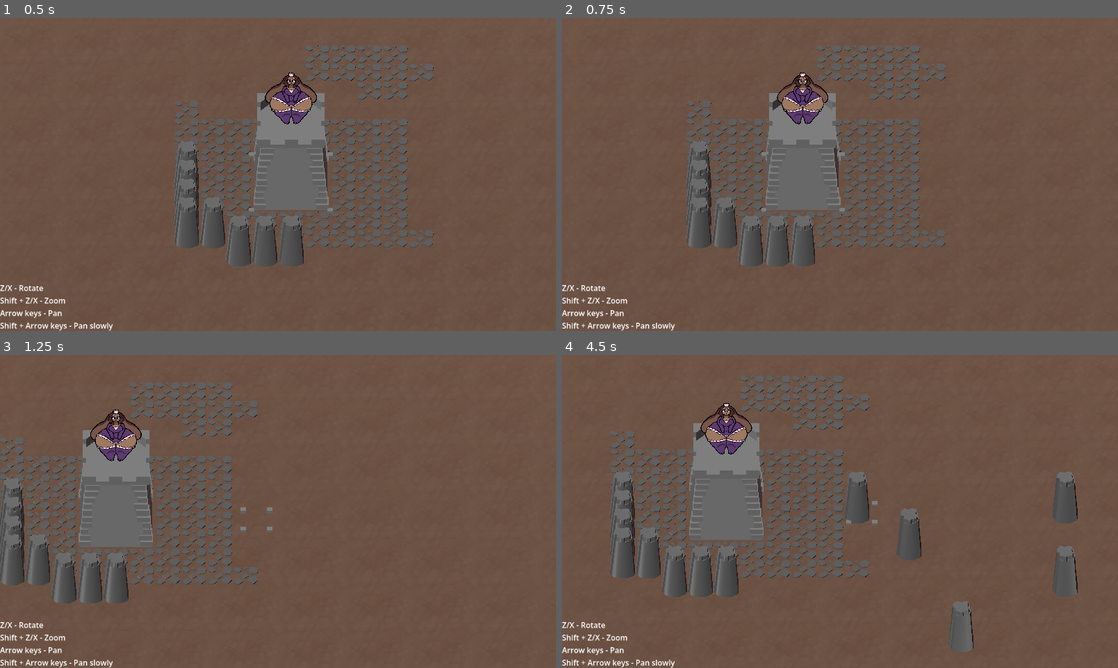
Above: before the commit, frames 1-4 (two rows, left to right).
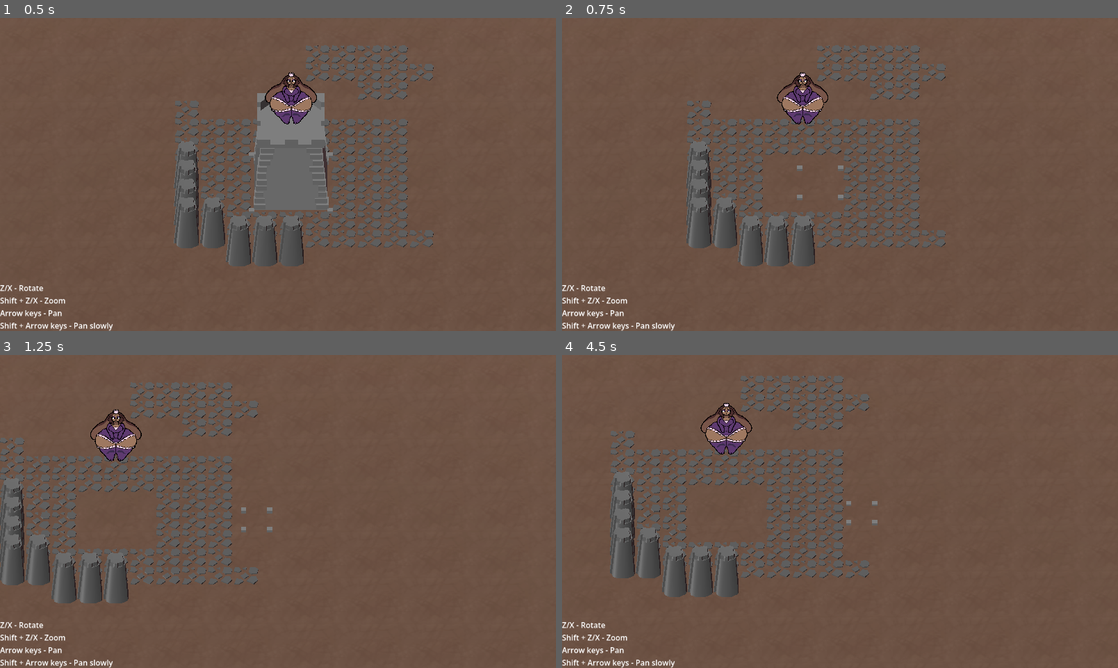
Above: after the commit, the same moments.

Repository: dairycultist/furry-roguelike-platformer
Game: Godot game, scene res://scene.tscn
Two runs of this game, one before a commit and one after it. Both use one fixed random seed, a clock stepped at 60 frames per second and the inputs below.
Inputs:
- Up to frame 1 (0.5 s): no input
- Up to frame 2 (0.75 s): hold Right (pan_right) from 0.53 s (still down); tap Space (use_tool) at 0.6 s
- Up to frame 3 (1.25 s): keep holding Right (pan_right)
- Up to frame 4 (4.5 s): release Right (pan_right) at 1.28 s; hold Down (pan_down) 1.28-2.03 s; tap X (camalt_negative) at 1.35 s; tap Space (use_tool) at 1.55, 2.3, 3.05, 3.6, 4.35 s; hold Right (pan_right) 2.03-2.78 s; tap Z (camalt_positive) at 2.1 s; hold Up (pan_up) 2.78-3.53 s; tap Shift (modify_action) at 2.85 s; hold Left (pan_left) from 3.53 s (still down)

Frame 1 is identical in both runs. In frame 2, 3.9% of the frame differs, in the area x 35-51%, y 24-63%; in frame 3, 3.8%; in frame 4, 6.2%, in the area x 22-93%, y 21-95%.

Commit message:
Implement set_cell for all cell types except MergeGroup

Diff:
--- a/better_gridmap.gd
+++ b/better_gridmap.gd
@@ -93,7 +93,44 @@
 	else:
 		return get_cell_item(posi) < 0;
 
-## Sets a cell (without checking its contents!), accounting for MergeGroups and
-## 3x3 cells (automatically placing/removing the surrounding "occupied" cells).
-func set_cell(pos: Vector3i, _type: String):
-	set_cell_item(pos, 1);
+## Sets a cell (without checking its contents; do that yourself with
+## can_set_cell), accounting for MergeGroups and 3x3 cells (automatically
+## placing/removing the surrounding "occupied" cells).
+func set_cell(pos: Vector3i, type: String):
+
+	var value = CELL_TYPES.get(type);
+
+	if value is MergeGroup:
+
+		pass; # TODO
+
+	elif value == -1:
+
+		if is_cell_big(_string_id_of_cell_index(get_cell_item(pos))):
+			set_cell_item(pos + Vector3i( 1, 0,  1), -1);
+			set_cell_item(pos + Vector3i( 1, 0,  0), -1);
+			set_cell_item(pos + Vector3i( 1, 0, -1), -1);
+			set_cell_item(pos + Vector3i( 0, 0,  1), -1);
+			set_cell_item(pos + Vector3i( 0, 0, -1), -1);
+			set_cell_item(pos + Vector3i(-1, 0,  1), -1);
+			set_cell_item(pos + Vector3i(-1, 0,  0), -1);
+			set_cell_item(pos + Vector3i(-1, 0, -1), -1);
+
+		set_cell_item(pos, -1);
+
+	elif is_cell_big(type):
+
+		var occupied_value = CELL_TYPES.get("occupied");
+
+		set_cell_item(pos + Vector3i( 1, 0,  1), occupied_value);
+		set_cell_item(pos + Vector3i( 1, 0,  0), occupied_value);
+		set_cell_item(pos + Vector3i( 1, 0, -1), occupied_value);
+		set_cell_item(pos + Vector3i( 0, 0,  1), occupied_value);
+		set_cell_item(pos, value);
+		set_cell_item(pos + Vector3i( 0, 0, -1), occupied_value);
+		set_cell_item(pos + Vector3i(-1, 0,  1), occupied_value);
+		set_cell_item(pos + Vector3i(-1, 0,  0), occupied_value);
+		set_cell_item(pos + Vector3i(-1, 0, -1), occupied_value);
+
+	else:
+		set_cell_item(pos, value);
--- a/player.gd
+++ b/player.gd
@@ -57,5 +57,5 @@
 		$Corner2.global_position = lerp($Corner2.global_position, Vector3(selected_pos) + Vector3(1.0, 0.0, 1.0), 10.0 * delta);
 		$Corner3.global_position = lerp($Corner3.global_position, Vector3(selected_pos) + Vector3(0.0, 0.0, 1.0), 10.0 * delta);
 
-	if (Input.is_action_just_pressed("use_tool") and grid.can_set_cell(selected_pos, "wall")):
-		grid.set_cell(selected_pos, "wall");
+	if (Input.is_action_just_pressed("use_tool") and grid.can_set_cell(selected_pos, "")):
+		grid.set_cell(selected_pos, "");
